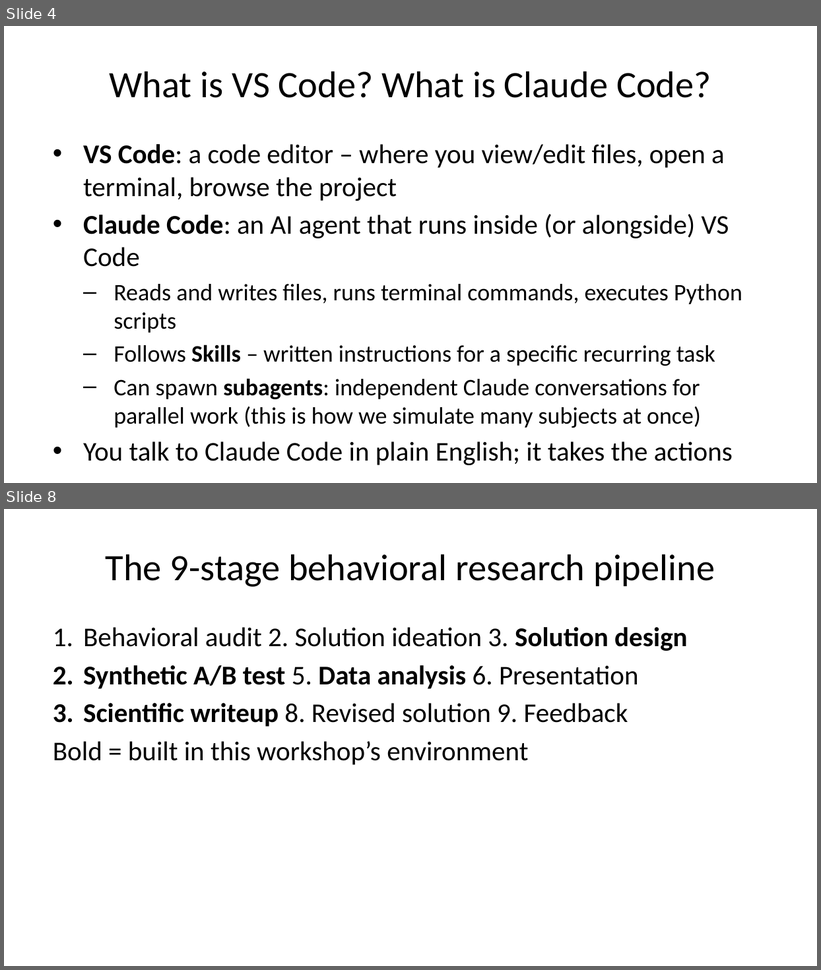
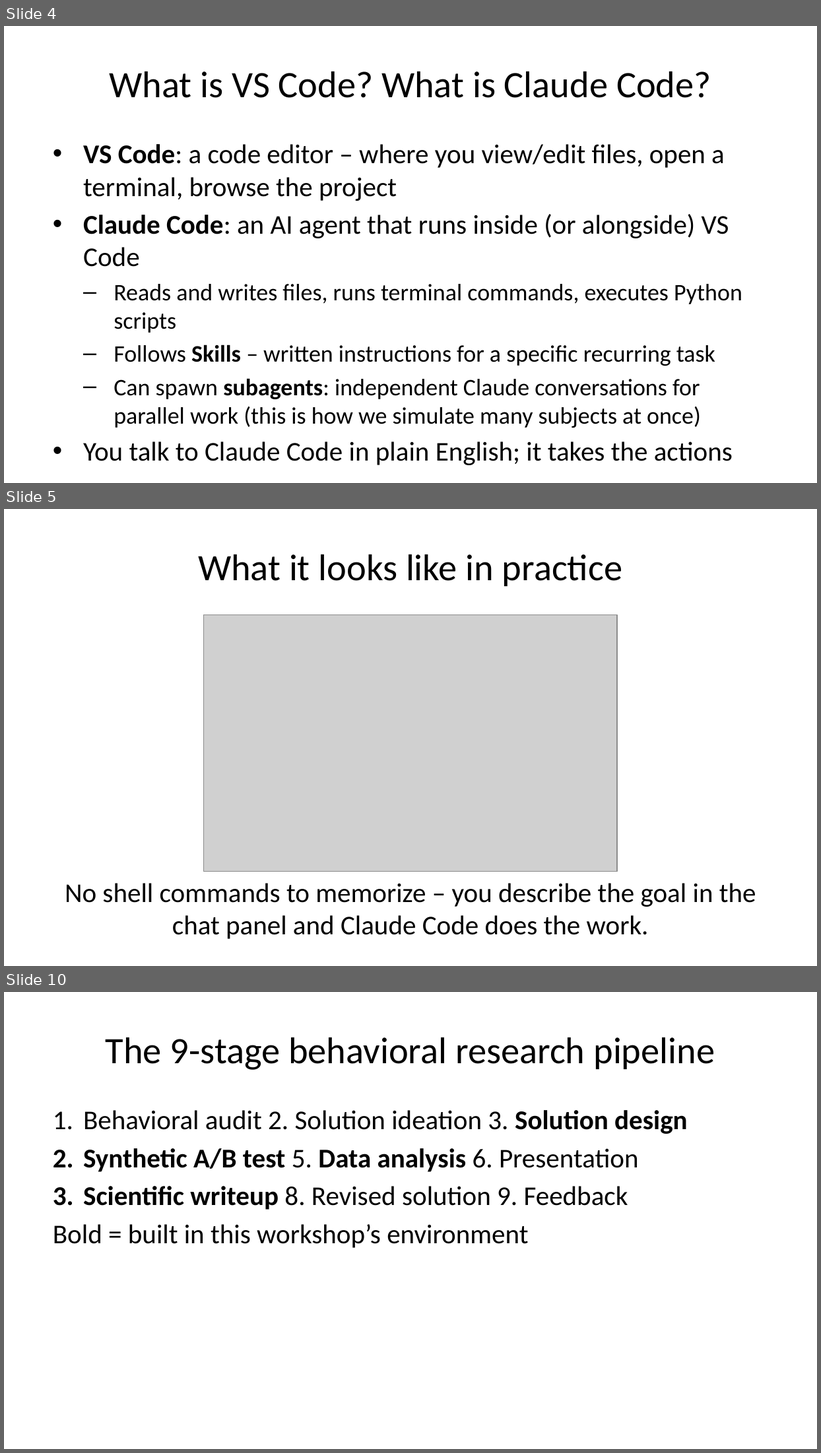
Before and after one commit to prof-stephenshu/behavioral-research-env, a slide deck: presentations/2026-workshop/slides.pptx. Shown one above the other, each under a label of ours: slides 4 and 8 before the commit, slides 4, 5 and 10 after it; the slides between them are not shown. The pictures are 821x970 and 821x1453 pixels, drawn with LibreOffice and Linux fonts; fonts in the diff are those of the drawing; grey boxes stand for pictures. Boxes give left, top, right and bottom in pixels: in the first picture for what was removed or moved away, otherwise in the second. Text is boxed around its words. In the diff, an @@ line names an element or a change of style, - is before the commit and + after.

Commit message:
Layer presentation and workbook: mockup-first, shell/Python as opt-in detail
For an audience that may not know VS Code, Claude Code, shell commands,
or Python, add a screenshot-and-prompt layer ahead of the technical
detail in both deliverables.

assets/make_mockups.py generates 5 illustrative VS Code plus Claude Code
chat mockups, clearly captioned as mockups rather than real screenshots:
environment setup, and each of Stages 3, 4, 5, and 7 with a plain-language
prompt and a plausible reply.

slides.md: each critical section now shows the mockup first, i.e. what
you type and what you get back, with existing command and config detail
slides retitled as under the hood and pushed after the mockup rather
than being the only content. Deck grows from 22 to 28 slides.

workbook.md: same pattern. Mockup image at the top of Section 1 and each
Stage 3.1 to 3.4 subsection, with config and field-reference detail
moved under an explicit under the hood subheading. Grows from 15 to
18 pages.

Fixed a pandoc pptx quirk along the way: mixing an image and a bullet
list under one heading caused pandoc to silently split it into a
second, untitled slide. Fixed by moving short takeaways into image
captions and giving longer explanations their own real heading.

```diff
--- a/presentations/2026-workshop/slides.pptx
+++ b/presentations/2026-workshop/slides.pptx
@@ slide 5 added at bbox=[4, 509, 817, 966], background #FFFFFF @@
@@ title added at bbox=[198, 554, 622, 586], 33 pt, text #000000 @@
+What it looks like in practice
@@ picture added at bbox=[204, 615, 617, 871] @@
@@ text added at bbox=[65, 883, 756, 939], 24 pt, text #000000 @@
+No shell commands to memorize – you describe the goal in the chat panel and Claude Code does the work.
@@ what was slide 8 is now slide 10 @@
```
Also in this commit, not shown: 8 slides changed, 5 other slides added, 9 other files.
